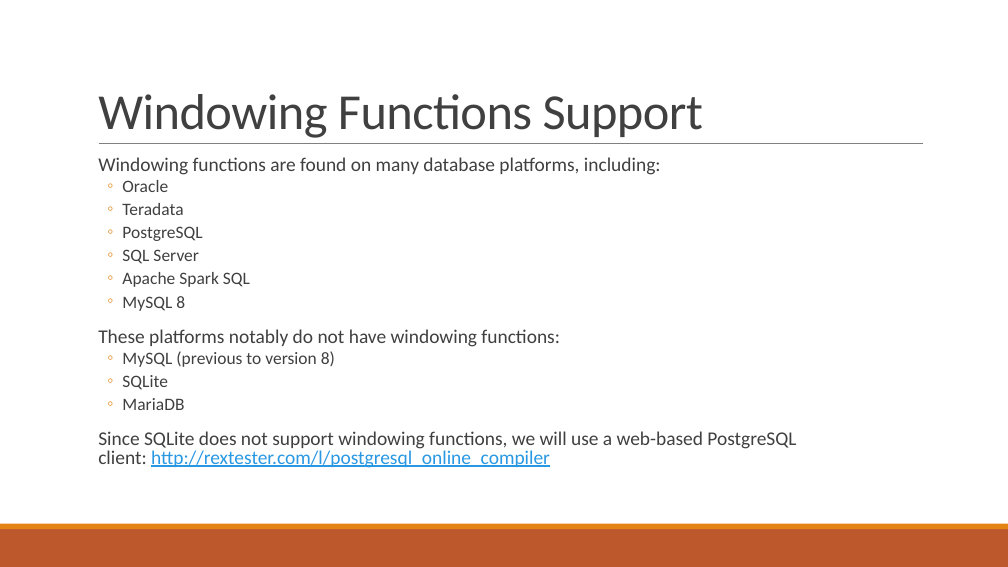
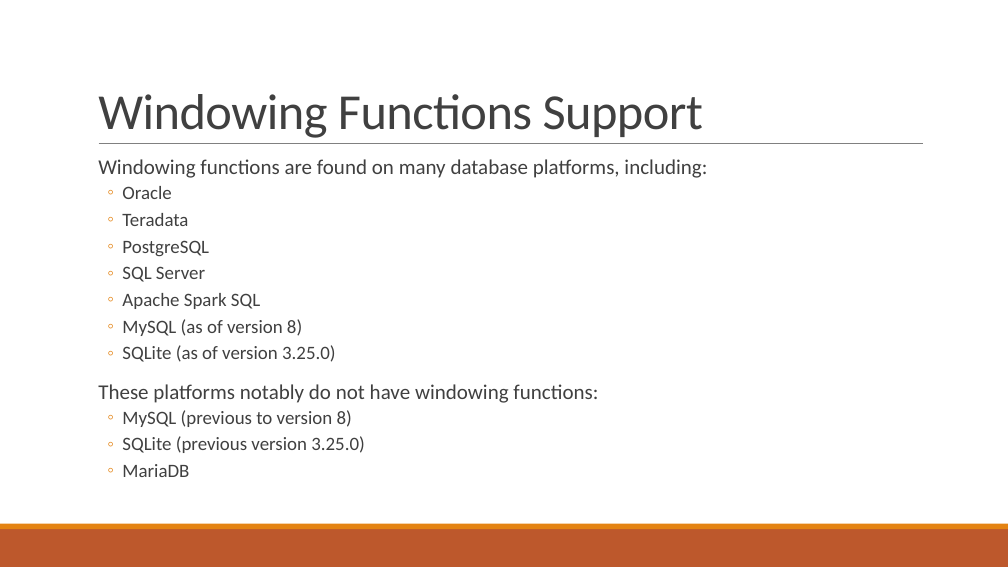
Before and after one commit to thomasnield/oreilly_intermediate_sql_for_data, a slide deck: slide 12 of oreilly_advanced_sql_for_data_analysis.pptx. Drawn at 1008x567 pixels with LibreOffice and Linux fonts; fonts in the diff are those of the drawing. Boxes give left, top, right and bottom in pixels: in the first picture for what was removed or moved away, otherwise in the second. Text is boxed around its words. In the diff, an @@ line names an element or a change of style, - is before the commit and + after.

Commit message:
update slides

```diff
--- a/oreilly_advanced_sql_for_data_analysis.pptx
+++ b/oreilly_advanced_sql_for_data_analysis.pptx
@@ text at <box>98,159,707,477</box>: size 18.5 to 20 pt in "Windowing functions are found on many database ...", "These platforms notably do not have windowing ..."; size 16.6 to 18 pt in "Oracle", "Teradata", "PostgreSQL", "SQL Server" and 3 more places; line spacing 0.8 to 0.9 @@
@@ text at <box>122,319,336,362</box>: text changed; size 16.6 to 18 pt @@
-  ◦ MySQL 8
+  ◦ MySQL (as of version 8)
+  ◦ SQLite (as of version 3.25.0)
@@ text at <box>98,431,796,468</box>: paragraph removed @@
-  Since SQLite does not support windowing functions, we will use a web-based PostgreSQL client: http://rextester.com/l/postgresql_online_compiler
@@ text at <box>122,436,365,453</box>: text changed; size 16.6 to 18 pt @@
-  ◦ SQLite
+  ◦ SQLite (previous version 3.25.0)
```
Also in this commit, not shown: 2 other slides changed.
